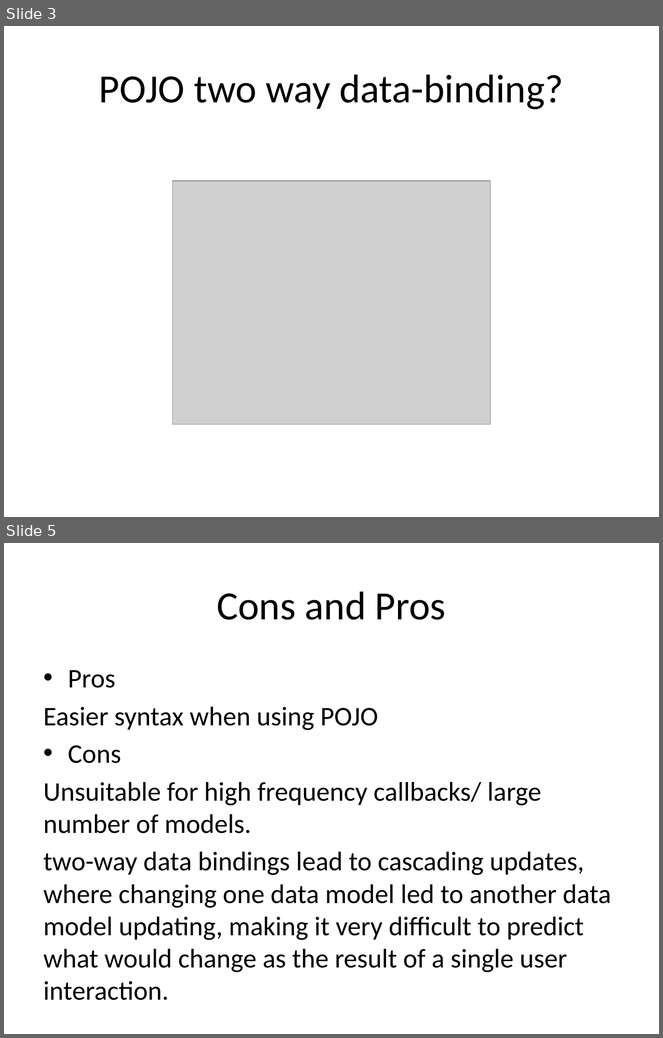
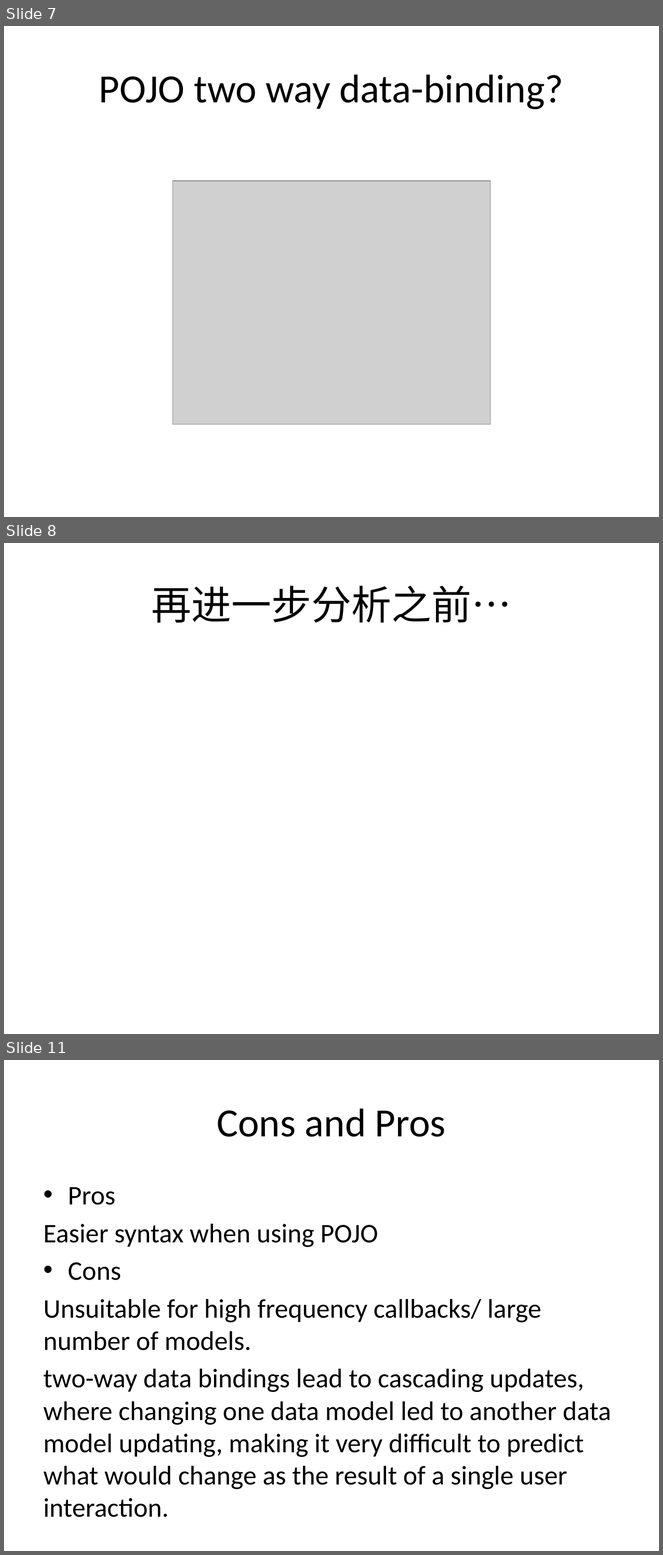
Before and after one commit to SijieCai/angular-performance-demo, a slide deck: angular1.x核心机制分析及性能实战.pptx. Shown one above the other, each under a label of ours: slides 3 and 5 before the commit, slides 7, 8 and 11 after it; the slides between them are not shown. The pictures are 663x1038 and 663x1555 pixels, drawn with LibreOffice and Linux fonts; fonts in the diff are those of the drawing; grey boxes stand for pictures. Boxes give left, top, right and bottom in pixels: in the first picture for what was removed or moved away, otherwise in the second. Text is boxed around its words. In the diff, an @@ line names an element or a change of style, - is before the commit and + after.

```diff
--- a/angular1.x核心机制分析及性能实战.pptx
+++ b/angular1.x核心机制分析及性能实战.pptx
@@ slide 8 added at <box>4,543,659,1034</box>, background #FFFFFF @@
@@ title added at <box>151,586,512,623</box>, 44 pt, text #000000 @@
+再进一步分析之前…
@@ what was slide 3 is now slide 7 @@
@@ what was slide 5 is now slide 11 @@
```
Also in this commit, not shown: 3 slides changed, 7 other slides added, 9 slides removed, 6 other files.
